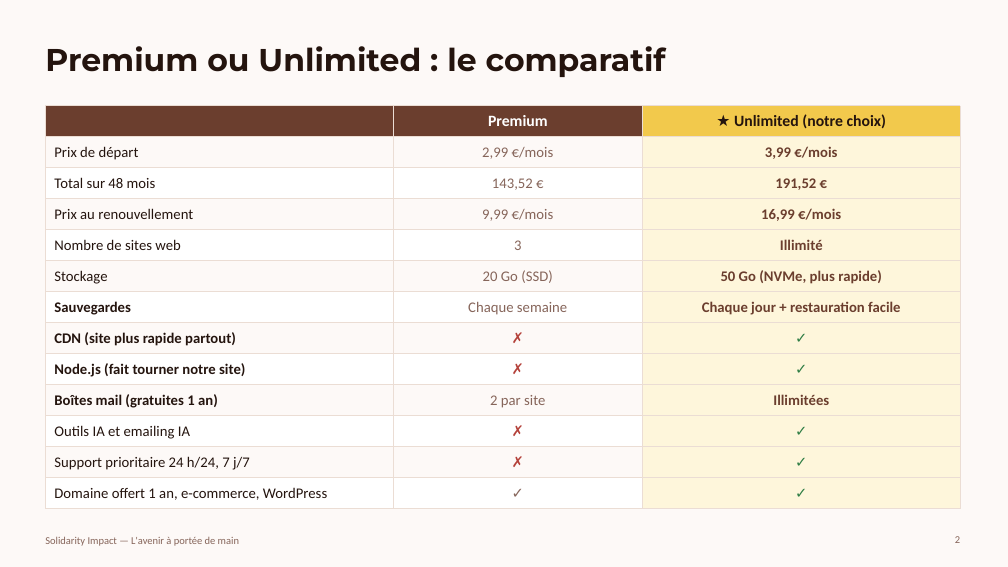
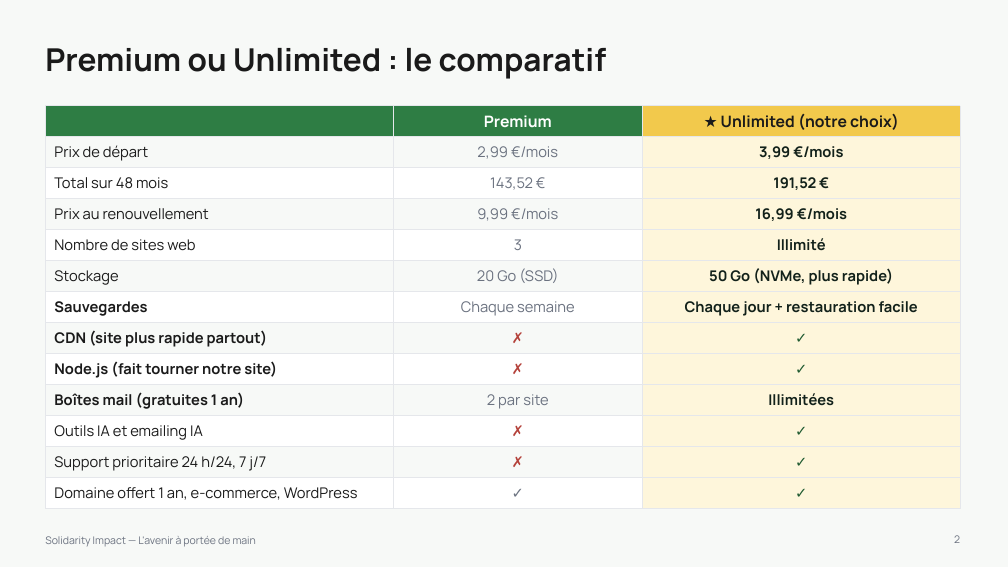
Before and after one commit to Sontsa1998/solidarity-impact, a slide deck: slide 2 of presentations/Hebergement_et_paiements.pptx. Drawn at 1008x567 pixels with LibreOffice and Linux fonts; fonts in the diff are those of the drawing; background and template pictures are left out. Boxes give left, top, right and bottom in pixels: in the first picture for what was removed or moved away, otherwise in the second. Text is boxed around its words. In the diff, an @@ line names an element or a change of style, - is before the commit and + after.

```diff
--- a/presentations/Hebergement_et_paiements.pptx
+++ b/presentations/Hebergement_et_paiements.pptx
@@ background #FDF9F7 to #F7F9F7 @@
@@ title "Premium ou Unlimited : le ..." at (x1=45, y1=48, x2=607, y2=79): font Montserrat to Manrope, text colour #24140E to #1A1A1A @@
@@ table at (x1=45, y1=106, x2=960, y2=504) @@
@@ fill #6B3E2E to #2E7D44 in 2 cells @@
@@ fill #FDF9F7 to #F7F9F7 in 12 cells @@
@@ font Calibri to Manrope @@
@@ text colour #24140E to #1A1A1A in "★ Unlimited (notre choix)", "Prix de départ", "Total sur 48 mois", "Prix au renouvellement" and 9 more places @@
@@ text colour #86655A to #6B7280 in "2,99 €/mois", "143,52 €", "9,99 €/mois", "3" and 4 more places @@
@@ text colour #6B3E2E to #12211A in "3,99 €/mois", "191,52 €", "16,99 €/mois", "Illimité" and 3 more places @@
@@ text colour #2E7D44 to #1F5A30 in "✓", "✓", "✓", "✓" and 1 more places @@
@@ borders changed @@
@@ text "Solidarity Impact — L'avenir à ..." at (x1=45, y1=536, x2=256, y2=547): font Calibri to Manrope, text colour #86655A to #6B7280 @@
@@ page number at (x1=954, y1=535, x2=960, y2=543): font Calibri to Manrope, text colour #86655A to #6B7280 @@
```
Also in this commit, not shown: 4 other slides changed, 1 other file.
